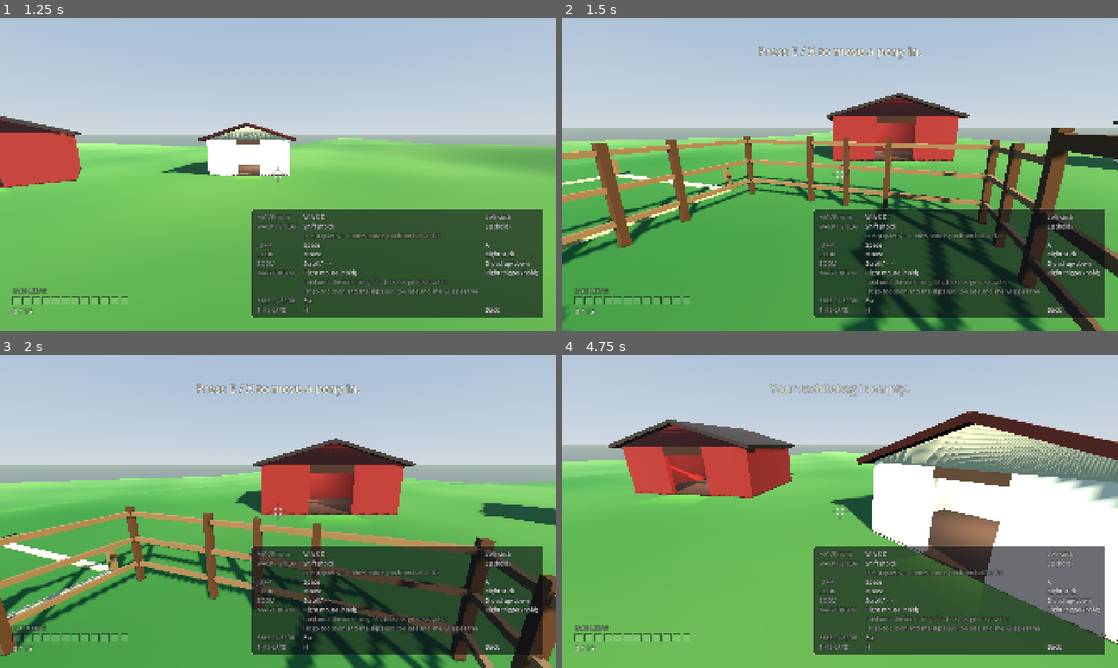
Above: before the commit, frames 1-4 (two rows, left to right).
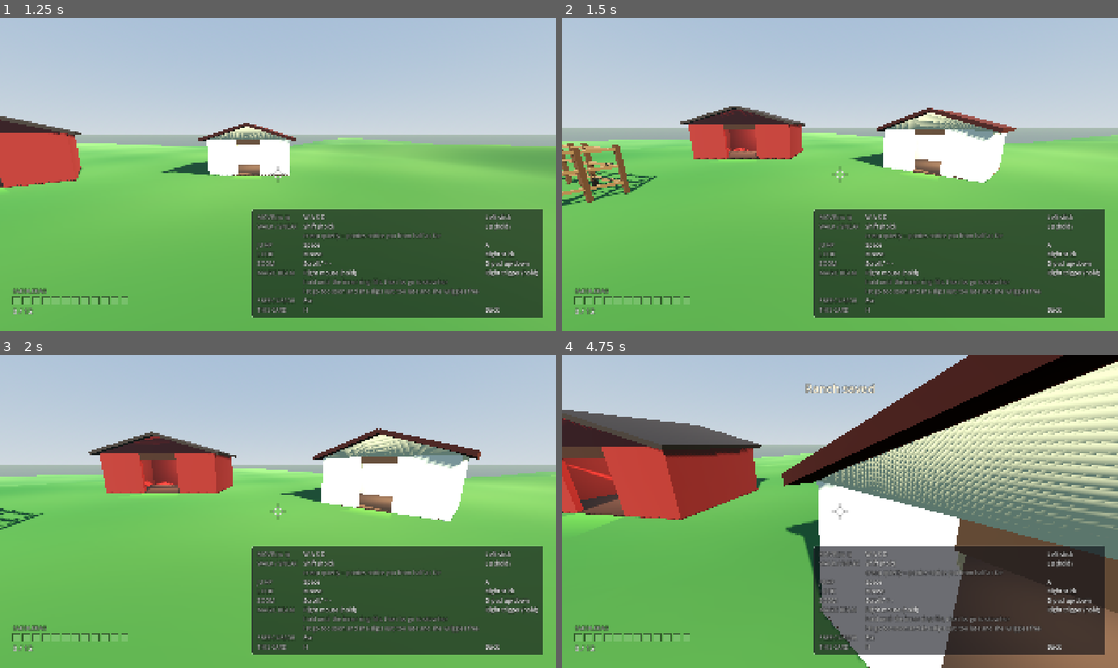
Above: after the commit, the same moments.

Repository: 9je/filly-rancher
Game: Godot game, scene res://world/ranch.tscn
Two runs of this game, one before a commit and one after it. Both use one fixed random seed, a clock stepped at 60 frames per second and the inputs below.
Inputs (mouse positions are in pixels of both pictures, inside the frame that each line leads up to):
- Up to frame 1 (1.25 s): tap Enter (ui_accept) at 0.5 s; move the mouse to (305, 174) at 0.52 s; hold W (move_forward) from 0.53 s (still down); tap Shift (sneak) at 0.6 s; tap Space (jump) at 0.77 s
- Up to frame 2 (1.5 s): keep holding W (move_forward); move the mouse to (812, 174) at 1.27 s; right-click (812, 174) at 1.35 s
- Up to frame 3 (2 s): keep holding W (move_forward); tap Space (jump) at 1.52 s; tap Shift (sneak) at 1.55 s
- Up to frame 4 (4.75 s): keep holding W (move_forward); tap E (interact) at 2, 2.1 s; move the mouse to (851, 505) at 2.02 s; tap Shift (sneak) every 0.75 s from 2.3 to 4.55 s; move the mouse to (834, 517) at 2.77 s; tap Keypad 2 (look_down) at 2.85 s; tap Space (jump) at 3.02, 3.77, 4.52 s; move the mouse to (878, 514) at 3.52 s; tap Keypad 4 (look_left) at 3.6 s; move the mouse to (795, 508) at 4.27 s; tap Keypad 6 (look_right) at 4.35 s

Frame 1 is identical in both runs. In frame 2, 40% of the frame differs, in the area x 0-100%, y 9-100%; in frame 3, 47%; in frame 4, 55%, in the area x 0-100%, y 0-100%.

Commit message:
fix: stop teleporting the player into the paddock at boot
The pen-containment probe put the real player in the middle of the pen for
PEN_PROBE_FLEE_FRAMES to spook the shy resident, then put him back. _report() is
awaited inside _ready() and those frames still RENDER, so in a real session the
owner saw it: 'it does a thing where it temporarily teleports me to the paddock
at the start but its only a second a bit confusing'.

The probe keeps running in every mode -- the block comment above it argues that
a check which skips the run the player actually makes is a failure this codebase
has already shipped once, and that argument still holds. Only the crash-test
dummy changes: a decoy CharacterBody3D in PLAYER_GROUP, on the PLAYER layer,
with player.tscn's own 0.42/1.3 capsule, stands in the pen instead of the player
and is freed afterwards. Pony._is_player() and Pony._player_is_sneaking() were
already written to accept exactly this -- 'PLAYER_GROUP exists precisely so a
test stand-in (or a Phase 2 decoy) can be a player to a pony without being a
Player'.

Containment is unweakened and measured, not assumed: inside=true no_clip=true
solid=true travelled=1.39 against a PEN_PROBE_MIN_TRAVEL of 0.30, with a bold
resident entering APPROACH because she noticed the decoy.

Co-Authored-By: Claude Opus 5 (1M context) <noreply@anthropic.com>

Diff:
--- a/game/world/ranch.gd
+++ b/game/world/ranch.gd
@@ -1324,8 +1324,36 @@
 		body.global_position = pen.to_global(spot)
 		started[probes[i].uid] = body.global_position
 
-	var player_home: Vector3 = player.global_position
-	player.global_position = pen.to_global(Vector3(0.0, 0.4, 0.0))
+	# A STAND-IN, NOT THE PLAYER HIMSELF. This used to teleport the real player into the
+	# middle of the pen and put him back sixty frames later. In a gate run nobody saw it; in
+	# a real play session the owner did -- "it does a thing where it temporarily teleports me
+	# to the paddock at the start, but it's only a second, a bit confusing" -- because
+	# _report() is awaited inside _ready() and those frames still RENDER. The probe has to
+	# keep running in every mode (see the block comment above: a check that skips the run the
+	# player actually makes is the failure this codebase has already shipped once), so the
+	# fix is to spook the ponies with something that is a player to a pony without being THE
+	# player. Pony._is_player() accepts anything in PLAYER_GROUP, and Pony._player_is_sneaking()
+	# asks through has_method() precisely so a stand-in with no gait can answer -- the file
+	# says so: "PLAYER_GROUP exists precisely so a test stand-in (or a Phase 2 decoy) can be a
+	# player to a pony without being a Player". Not answering counts as NOT sneaking, i.e. the
+	# full notice radius, which is the harsher case and the one worth probing.
+	#
+	# It carries a real capsule on the real PLAYER layer, matching player.tscn's 0.42/1.3, so
+	# the residents are shoved by a body exactly as they were before rather than merely
+	# noticing a ghost.
+	var decoy := CharacterBody3D.new()
+	decoy.name = "PenProbeDecoy"
+	decoy.collision_layer = LayersScript.PLAYER
+	decoy.collision_mask = 0
+	var decoy_shape := CollisionShape3D.new()
+	var decoy_capsule := CapsuleShape3D.new()
+	decoy_capsule.radius = 0.42
+	decoy_capsule.height = 1.3
+	decoy_shape.shape = decoy_capsule
+	decoy.add_child(decoy_shape)
+	decoy.add_to_group(PonyScript.PLAYER_GROUP)
+	add_child(decoy)
+	decoy.global_position = pen.to_global(Vector3(0.0, 0.4, 0.0))
 	for i in range(PEN_PROBE_FLEE_FRAMES):
 		await get_tree().physics_frame
 
@@ -1359,7 +1387,10 @@
 		print("RANCH pen probe %-22s local=(%6.2f, %6.2f) edge=(%.2f, %.2f) state=%s"
 			% [body.name, local.x, local.z, edge_x, edge_z, body.state_name(body.state)])
 
-	player.global_position = player_home
+	# The decoy goes before the pen does, so nothing outlives the probe. Freed rather than
+	# hidden: a body left on the PLAYER layer would go on being noticed by every pony in the
+	# world for the rest of the session.
+	decoy.queue_free()
 	result["solid"] = _fence_is_solid(pen, space)
 	result["travelled"] = travelled
 	result["stressed"] = travelled >= PEN_PROBE_MIN_TRAVEL
